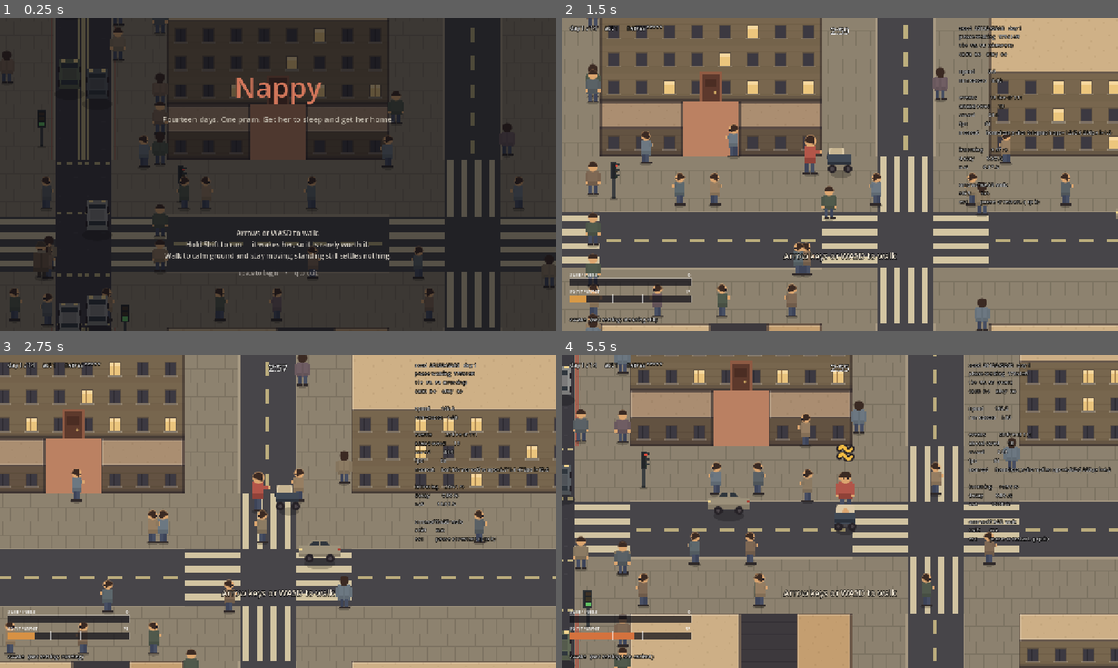
Above: before the commit, frames 1-4 (two rows, left to right).
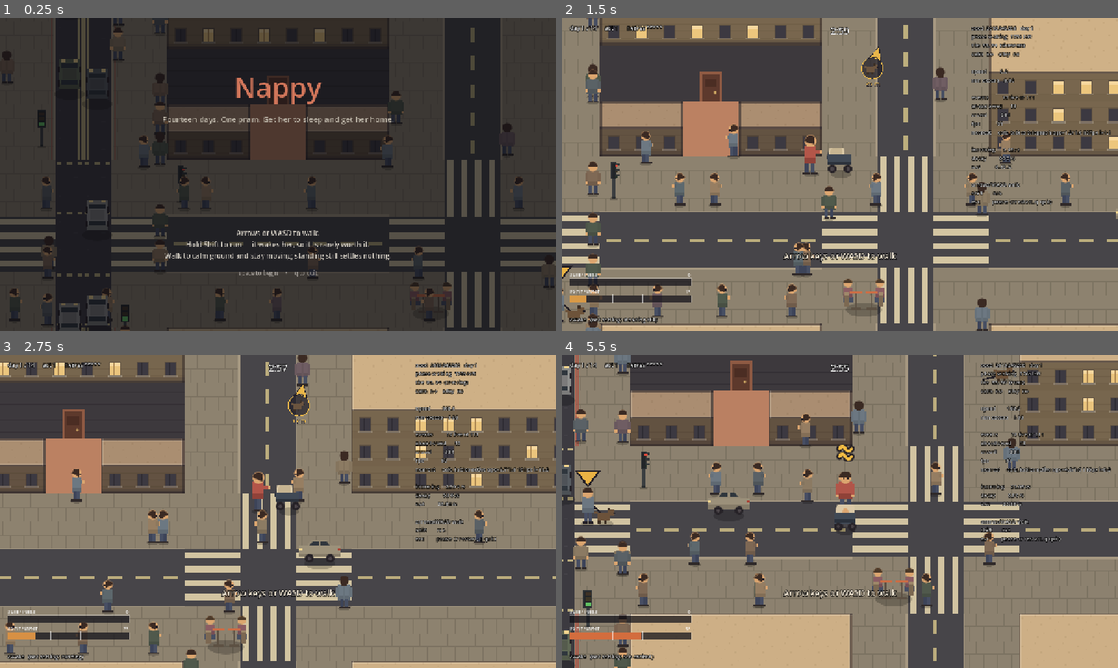
Above: after the commit, the same moments.

Repository: JosuaKrause/nappy
Game: Godot game, scene res://scenes/main.tscn
Same seed, same stepped clock (60 frames per second), same inputs: the game is played once before the commit and once after it.
Inputs (mouse positions are in pixels of both pictures, inside the frame that each line leads up to):
- Up to frame 1 (0.25 s): no input
- Up to frame 2 (1.5 s): tap Enter (ui_accept) at 0.5, 0.77 s; move the mouse to (962, 158) at 0.52 s; hold Right (move_right) 0.53-1.25 s; hold Shift (run) 0.53-1.25 s; click (962, 158) at 0.67 s; drag from (728, 190) to (812, 237) at 1.27 s
- Up to frame 3 (2.75 s): move the mouse to (333, 442) at 2.02 s; hold Right (move_right) from 2.03 s (still down); hold Shift (run) from 2.03 s (still down)
- Up to frame 4 (5.5 s): release Right (move_right) at 2.75 s; release Shift (run) at 2.75 s; drag from (812, 574) to (673, 464) at 2.77 s; move the mouse to (1006, 558) at 3.52 s; hold Left (move_left) 3.53-4.25 s; hold Shift (run) 3.53-4.25 s; tap R at 3.6 s; tap Enter (ui_accept) at 3.77, 5 s; tap Escape (pause) at 4.15 s; drag from (673, 464) to (756, 433) at 4.27 s; move the mouse to (867, 511) at 5.02 s; hold Down (move_down) from 5.03 s (still down); hold Shift (run) from 5.03 s (still down); click (867, 511) at 5.17 s

The runs differ from the first frame. In frame 1, 1.5% of the frame differs, in the area x 6-82%, y 0-100%; in frame 2, 9.2%; in frame 3, 7.3%; in frame 4, 9.7%, in the area x 2-100%, y 0-100%.

Commit message:
Calm ground has one rule about where it may go, and it is asked of a footprint
Playtest 16 finding 4 — "this map shows multiple calm zones at the edge of the
map which should be impossible" — and the rule was already on disk, in M47, in
the player's own earlier words: "another way to get density is to make a rule to
not have a calm area at the edge of the map or next to the main road."

Three paths place calm ground: the zone pass, the single-block pass and
`_cut_courtyards`. Only the first had anything to say about where, and what it
said was about *absorbing* the arterial rather than about being beside it. So
this is one question — `_calm_may_sit_here(footprint, main_road)` — asked by all
three, which is what M47 asked for and is the difference between a rule and three
that drift apart.

Measured over 40 seeds before committing, because M47 warned that too tight a
rule shows up as a slower generator rather than as an error: calm areas at the
edge 4.42 per city -> 0, beside the spine 1.50 -> 0, areas per city 8.85 -> 8.43
with open calm inside its 5-7 band throughout, and retries 0.50 -> 0.00. The
spine clause is the expendable one by the player's own words and did not have to
come out.

The home clearance now reaches a courtyard too, and that half was never a
decision: a courtyard is calm ground, so `validate()`'s MIN_HOME_TO_PARK_TILES
check could already fail a city for one cut beside the front door. It refuses the
block instead of rolling the whole map again, which is the whole of the retry
drop.

And the east-west guard came out. `_zone_fits` protected the middle east-west
corridor via `CrowdLanes.arterial_index` — M46's phantom arterial, guarding a
street that stopped being anything when playtest 14 deleted the east and west
city exits — and `tests/test_generator.gd` asserted the same phantom back. The
test asserts the load-bearing sentence now: no zone swallows a stretch of the
main road, which the spine clause makes true by construction.

Co-Authored-By: Claude Opus 5 <noreply@anthropic.com>
Claude-Session: https://claude.ai/code/session_01AwbNffy8r23NtrP7ZaSkFS

Diff:
--- a/src/city/city_generator.gd
+++ b/src/city/city_generator.gd
@@ -260,7 +260,7 @@
 			break
 		if purposes.has(block) or _has_calm_neighbour(purposes, Rect2i(block, Vector2i.ONE)):
 			continue
-		if _too_near_the_home(Rect2i(block, Vector2i.ONE)):
+		if not _calm_may_sit_here(Rect2i(block, Vector2i.ONE), map.main_road):
 			continue
 		purposes[block] = _OPEN_CALM[rng.randi_range(0, _OPEN_CALM.size() - 1)]
 		areas += 1
@@ -281,7 +281,7 @@
 		purposes[remaining[index]] = GameEnums.BlockPurpose.RESIDENTIAL
 		index += 1
 
-	_cut_courtyards(purposes, remaining, rng)
+	_cut_courtyards(purposes, remaining, rng, map.main_road)
 	_record_zones(map, purposes, zones)
 	return purposes
 
@@ -290,15 +290,14 @@
 ## Picks the 2x2 calm zones and marks all four blocks of each. Returns how many calm areas it
 ## made, which is what the single-block pass counts on from.
 ##
-## Two constraints beyond "does it fit", and both are about what the zone would take away:
-##
-## - **Never the arterial.** A zone absorbs the corridor between its own columns and the one
-##   between its own rows, and the main road is one street the city cannot afford to lose a
-##   stretch of — it is the noise floor, the thing that has to be crossed, and the street a
-##   player learns first. `CrowdLanes.arterial_index` says which it is.
-## - **Never beside other calm.** The same rule single blocks obey, applied to the whole
-##   footprint: a four-block park with a quiet square across the road from it is one calm area
-##   with an awkward middle, and the point of several is that they are somewhere else.
+## Two constraints beyond "does it fit", and both are the same rules a single calm block obeys,
+## asked of the whole footprint:
+##
+## - **Somewhere calm ground may go at all** — `_calm_may_sit_here`, which is the home clearance,
+##   the boundary ring and the two columns beside the spine. The last of those is also what keeps a
+##   zone from swallowing a stretch of the main road, which used to be a guard of its own here.
+## - **Never beside other calm.** A four-block park with a quiet square across the road from it is
+##   one calm area with an awkward middle, and the point of several is that they are somewhere else.
 static func _place_calm_zones(purposes: Dictionary, zones: Dictionary,
 		shuffled: Array[Vector2i], rng: RandomNumberGenerator, main_road: int) -> int:
 	var wanted := rng.randi_range(Tuning.MIN_CALM_ZONES, Tuning.MAX_CALM_ZONES)
@@ -348,27 +347,52 @@
 			return true
 	return false
 
-## Whether a 2x2 footprint is inside the map, wholly unclaimed, clear of other calm, clear of the
-## home, and does not swallow a stretch of either arterial.
+## Where calm ground may go, as one question asked of a **footprint**, so a single block, a
+## multi-block zone and a courtyard obey one rule rather than three that drift apart. *(M52, built
+## from M47's entry; playtest 16, finding 4: "this map shows multiple calm zones at the edge of the
+## map which should be impossible".)*
+##
+## Three clauses, and the first is older than the other two:
+##
+## - **Never near the home**, which is the walk out being worth walking. See `_too_near_the_home`.
+## - **Never in the outer ring of blocks.** *"Another way to get density is to make a rule to not
+##   have a calm area at the edge of the map or next to the main road."* A calm area against the
+##   boundary has the ring of frontages behind it and half its approaches are a wall, so it is a
+##   destination you can only arrive at from one side — and the density argument is almost all this
+##   clause: the ring is 40 of the lattice's 121 blocks.
+## - **Never in either block column beside the main road.** This one is not about density — it adds
+##   only eight blocks on top of the ring, because the spine runs down the middle where the home
+##   clearance has already taken a 5x5 out. It is about what crossing the spine is *for*:
+##   `decay_multiplier` is 0.6 there, so a park you can hear the main road from is not calm ground,
+##   and if calm never sits beside it then **crossing it always leads somewhere worth crossing
+##   for**, which is what makes it a soft block rather than a wall. It is also the expendable one by
+##   the player's own words — *"the not next to main road rule is not that important, you can remove
+##   it if it loses too much freedom"* — so if the field ever gets too tight this is what comes out,
+##   before `MIN_CALM_BLOCKS` or the non-adjacency rule are touched.
+##
+## The spine clause is stated over **`map.main_road`**, which is the only thing that knows where the
+## spine is. `CrowdLanes.arterial_index` is a *default* a map is built from, and reaching for it to
+## answer a question about a city is the M46 defect — the one that put a phantom east-west arterial
+## in `CrowdLanes.busyness`. `_zone_fits` used to carry a copy of it for exactly that reason and
+## does not any more.
+static func _calm_may_sit_here(footprint: Rect2i, main_road: int) -> bool:
+	if _too_near_the_home(footprint):
+		return false
+	var outer := Rect2i(Vector2i.ONE, Tuning.CITY_BLOCKS - Vector2i.ONE * 2)
+	if not outer.encloses(footprint):
+		return false
+	# A corridor runs between the block column of the same index and the one before it, so the two
+	# columns beside corridor `main_road` are `main_road - 1` and `main_road`. Refusing both is also
+	# what keeps a zone from *absorbing* a stretch of the spine, which is the guard this replaced.
+	return footprint.position.x > main_road or footprint.end.x <= main_road - 1
+
+## Whether a calm zone's footprint is inside the map, somewhere calm ground may go, wholly
+## unclaimed and clear of other calm.
 static func _zone_fits(purposes: Dictionary, footprint: Rect2i, main_road: int) -> bool:
 	if footprint.end.x > Tuning.CITY_BLOCKS.x or footprint.end.y > Tuning.CITY_BLOCKS.y:
 		return false
-	if _too_near_the_home(footprint):
+	if not _calm_may_sit_here(footprint, main_road):
 		return false
-	# The corridors this would absorb are the ones between its own columns and rows.
-	for index in range(footprint.position.x + 1, footprint.end.x):
-		if index == main_road:
-			return false
-	# The east-west guard is **not** about an arterial — there is one main road and it runs north
-	# to south, confirmed by the player as a hard no on any east-west one. It used to protect the
-	# corridor the east and west city exits opened onto; playtest 14 deleted those exits, so what
-	# is left is a guard on the middle east-west corridor with no stated reason. Keeping a calm
-	# zone off one central corridor per axis is defensible on its own — it is the street a walk
-	# across the city is most likely to use — but that is a rule nobody has taken. See
-	# `docs/TODO.md`, "Audit of the feedback record".
-	for index in range(footprint.position.y + 1, footprint.end.y):
-		if index == CrowdLanes.arterial_index(Tuning.CITY_BLOCKS.y):
-			return false
 	for block in _blocks_in(footprint):
 		if purposes.has(block):
 			return false
@@ -395,13 +419,24 @@
 
 ## Turns some residential blocks into courtyard blocks. Never one that touches open calm:
 ## a hidden court is worth finding, and a court across the street from a park is not.
+##
+## **And it obeys `_calm_may_sit_here` like every other calm area.** *(M52.)* M47 left this open —
+## *"decide courtyards separately: a courtyard is hidden calm you have to know about, and an argument
+## can be made either way for one against the boundary"* — and the answer is the finding's own
+## evidence: the map the player marked up outlines `calm_blocks`, which is where a courtyard appears,
+## so a court in the outer ring is one of the green outlines the complaint was about. The home
+## clearance comes with it, and that half was never a decision at all: a courtyard is calm ground, so
+## `validate()`'s `MIN_HOME_TO_PARK_TILES` check has always been able to fail a city for one cut
+## beside the front door — this refuses the block rather than rolling the whole map again.
 static func _cut_courtyards(purposes: Dictionary, remaining: Array[Vector2i],
-		rng: RandomNumberGenerator) -> void:
+		rng: RandomNumberGenerator, main_road: int) -> void:
 	var cut := 0
 	for block in remaining:
 		if cut >= Tuning.MAX_COURTYARD_BLOCKS:
 			return
 		if purposes[block] != GameEnums.BlockPurpose.RESIDENTIAL:
+			continue
+		if not _calm_may_sit_here(Rect2i(block, Vector2i.ONE), main_road):
 			continue
 		if _has_calm_neighbour(purposes, Rect2i(block, Vector2i.ONE)):
 			continue
--- a/tests/test_generator.gd
+++ b/tests/test_generator.gd
@@ -18,6 +18,7 @@
 	_test_home_opens_onto_the_street(t)
 	_test_the_home_is_in_the_middle_of_a_city_worth_walking(t)
 	_test_calm_zones_are_four_blocks_of_one_thing(t)
+	_test_calm_is_never_at_the_edge_or_beside_the_spine(t)
 	_test_no_two_calm_areas_are_in_each_others_ring(t)
 	_test_a_calm_zone_is_a_route_rather_than_a_lap(t)
 	_test_a_dead_end_is_a_dead_end(t)
@@ -197,25 +198,25 @@
 						"seed %d: zone %s is calm ground and nothing else (found %s)"
 						% [_seed(i), anchor, GameEnums.TileType.keys()[kind]])
 
-		# The arterial is the street the city cannot afford to lose a stretch of: it is the
+		# The main road is the street the city cannot afford to lose a stretch of: it is the
 		# noise floor, it is the thing that has to be crossed, and it is what a player learns
 		# first. A zone may take any corridor but that one.
+		#
+		# **It is one street and one axis, which is the half this used to get wrong.** Until M52 it
+		# also protected `CrowdLanes.arterial_index` on the east-west axis, which is not an arterial
+		# — there is one main road and it runs north to south. That guard was written when the city
+		# had east and west exits opening onto that corridor; playtest 14 deleted them, and what was
+		# left was a rule nobody had taken, asserted here against a constant rather than against the
+		# map. It is gone from `_zone_fits` and gone from here with it.
 		for key: Vector3i in map.absent_segments:
 			# Zone-absorbed streets only. `absent_segments` stopped being the zone set in M50 —
 			# a dead end is absent too, for the opposite reason — and this sentence is about
 			# zones. Asserting it over the whole set was the identity standing in for the
 			# property, which is a mistake this project has made before and can now name.
-			if map.is_hard_blocker(key):
+			if map.is_hard_blocker(key) or key.z == 0:
 				continue
-			var corridor: int = key.y if key.z == 0 else key.x
-			# Which corridor that is comes from the **map** since playtest 14, because the spine
-			# is rolled per city rather than always being the middle one. The east-west number is
-			# still a constant and is not an arterial — it is the corridor the city's east and
-			# west exits open onto. See `CityGenerator._zone_fits`.
-			var protected: int = map.main_road if key.z != 0 \
-					else CrowdLanes.arterial_index(Tuning.CITY_BLOCKS.y)
-			t.check(corridor != protected,
-					"seed %d: no zone swallowed a stretch of the arterial (%s did)"
+			t.check(key.x != map.main_road,
+					"seed %d: no zone swallowed a stretch of the main road (%s did)"
 					% [_seed(i), key])
 
 ## The claim M21 exists to make good, as a relationship rather than a number.
@@ -476,6 +477,35 @@
 	# Spread the seeds out; consecutive integers are what generate() retries with.
 	return 1000 + index * 7919
 
+## **No calm area touches the outer ring of blocks, and none sits in either block column beside the
+## main road.** *(M52, built from M47's entry; playtest 16 finding 4: "this map shows multiple calm
+## zones at the edge of the map which should be impossible".)*
+##
+## Stated over `map.calm_blocks` and every block of every lot, for the same reason the ring test
+## below is: that list is what the telemetry map outlines, and the outlines in the outer column are
+## what the player was looking at when they said it. A rule checked over the *placement* path would
+## have agreed with the placement path — three of them place calm and it took one shared question
+## over a footprint to stop them drifting.
+##
+## Measured over 40 seeds: **4.42 calm areas per city touched the edge and 1.50 sat beside the
+## spine** before the rule, both zero after, with open calm per city unmoved inside its 5–7 band
+## (8.85 areas of which 3.00 courtyards → 8.43 of which 2.55) and generation retries per city
+## falling 0.50 → 0.00 — because a courtyard beside the front door used to fail the home-distance
+## guarantee and roll the whole map again.
+func _test_calm_is_never_at_the_edge_or_beside_the_spine(t) -> void:
+	var last := Tuning.CITY_BLOCKS - Vector2i.ONE
+	for i in 24:
+		var map := CityGenerator.generate(_seed(i))
+		for anchor in map.calm_blocks:
+			var lot := map.lot_blocks(anchor)
+			for block in CityGenerator._blocks_in(lot):
+				t.check(block.x > 0 and block.y > 0 and block.x < last.x and block.y < last.y,
+						"seed %d: calm area %s has a block at the map edge (%s)"
+						% [_seed(i), anchor, block])
+				t.check(block.x != map.main_road and block.x != map.main_road - 1,
+						"seed %d: calm area %s has a block beside the main road (%s, spine %d)"
+						% [_seed(i), anchor, block, map.main_road])
+
 ## **No two calm areas are anywhere in each other's eight-block ring, corners included, whatever
 ## kind of calm they are.** *(Playtest 14 finding 7, and the 2026-08-31 re-report off a telemetry
 ## map: "I see two diagonally adjacent parks — that bug is still not fixed?")*
Not shown, changed: docs/CITY.md
Not shown, changed: docs/TODO.md
